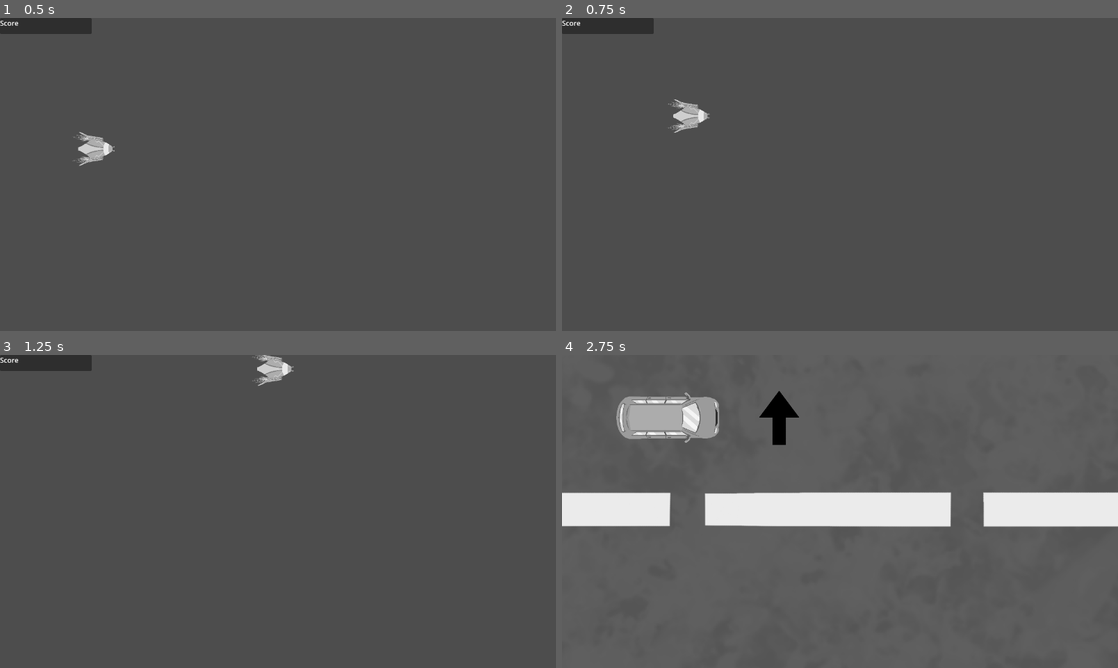
Above: before the commit, frames 1-4 (two rows, left to right).
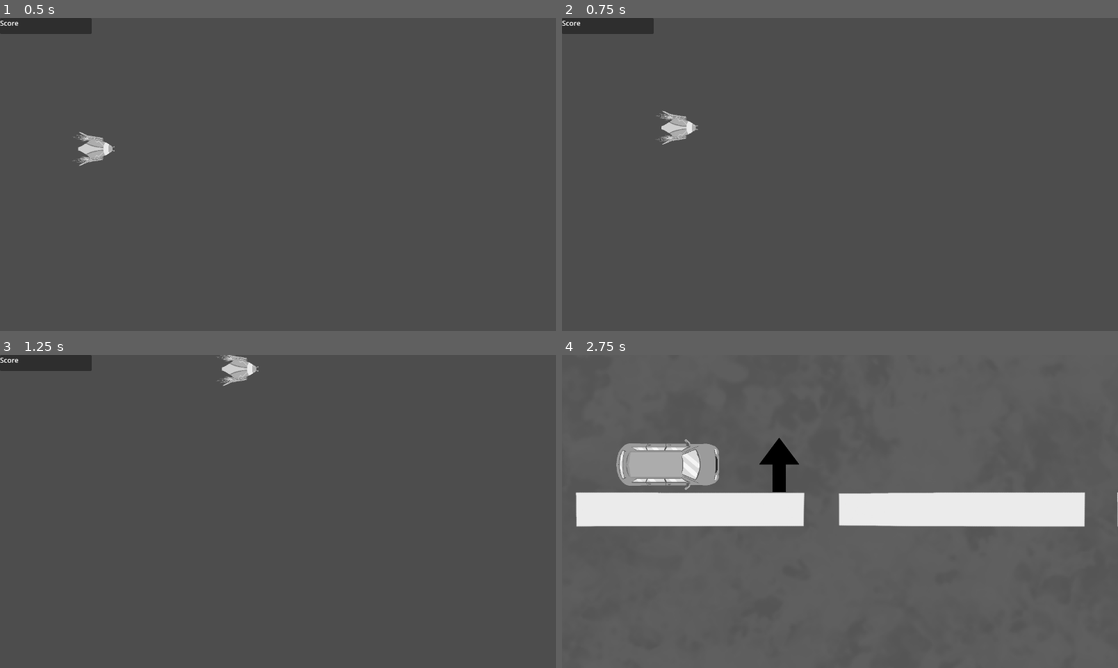
Above: after the commit, the same moments.

Repository: KairosGames/AccessM1
Game: Godot game, scene res://Scenes/game_manager.tscn
The game is run twice, just before and just after one commit, with the same random seed, the same clock (stepped at 60 frames per second) and the same inputs.
Inputs:
- Up to frame 1 (0.5 s): no input
- Up to frame 2 (0.75 s): tap Enter at 0.5 s; hold D (Right) from 0.53 s (still down); hold W (Up) from 0.53 s (still down)
- Up to frame 3 (1.25 s): keep holding D (Right); keep holding W (Up)
- Up to frame 4 (2.75 s): release W (Up) at 1.28 s; tap Space (Action) at 1.35 s; tap W (Up) at 1.52, 1.55, 1.82 s; release D (Right) at 2.03 s; hold A (Left) from 2.03 s (still down); hold W (Up) from 2.03 s (still down); tap P (SwitchGame) at 2.1 s

Frame 1 is identical in both runs. In frame 2, 0.6% of the frame differs, in the area x 17-27%, y 26-41%; in frame 3, 0.8%; in frame 4, 8.9%, in the area x 0-100%, y 11-55%.

Commit message:
invicible, gamespeed, restart

Diff:
--- a/Prefabs/enemy_shmup.tscn
+++ b/Prefabs/enemy_shmup.tscn
@@ -7,7 +7,8 @@
 radius = 32.0
 
 [node name="EnemyShmup" type="CharacterBody2D" unique_id=1846282480]
-collision_mask = 28
+collision_layer = 4
+collision_mask = 3
 motion_mode = 1
 script = ExtResource("1_ngrgs")
 
--- a/Scenes/shmup.tscn
+++ b/Scenes/shmup.tscn
@@ -20,6 +20,7 @@
 [node name="Shmup" type="Node2D" unique_id=1538815170 node_paths=PackedStringArray("player")]
 script = ExtResource("1_381ea")
 player = NodePath("PlayerShmup")
+gameSpeed = 0.5
 
 [node name="Camera" type="Camera2D" parent="." unique_id=178597164]
 offset = Vector2(640, 360)
--- a/Scripts/bullet.gd
+++ b/Scripts/bullet.gd
@@ -1,8 +1,12 @@
 extends RigidBody2D
 class_name Bullet
 var model
+var friend:bool
 
 const LIFESPAN:float=4 # in seconds
+
+func _ready() -> void:
+	name="Bullet"
 
 var lifeSpan:float=LIFESPAN
 
@@ -13,12 +17,16 @@
 		global_position+=model.OFFSET
 	$Sprite.texture=model.SPRITE
 	$Sprite.scale=Vector2(model.SCALE,model.SCALE)
-	if model.FRIEND:
+	friend=model.FRIEND
+	if friend:
 		collision_layer=2
 		collision_mask=4+8
 	else:
 		collision_layer=8
-		collision_mask=1+2
+		if get_parent().invincible:
+			collision_mask=2
+		else:
+			collision_mask=1+2
 	#print("Fired at"+str(global_position))
 
 func _process(delta: float) -> void:
--- a/Scripts/enemy_shmup.gd
+++ b/Scripts/enemy_shmup.gd
@@ -10,15 +10,21 @@
 	name="Enemy"
 
 func _physics_process(delta: float)->void:
-	#velocity=lerp(velocity,Vector2.ZERO,delta*Shmup.DATA.PLAYER.FRICTION)
-
-	#velocity+=Vector2(Input.get_action_strength("Right")*Shmup.DATA.PLAYER.SPEED-Input.get_action_strength("Left")*Shmup.DATA.PLAYER.SPEED,Input.get_action_strength("Down")*Shmup.DATA.PLAYER.SPEED-Input.get_action_strength("Up")*Shmup.DATA.PLAYER.SPEED)
 	move_and_slide()
 	if get_last_slide_collision()!=null:
-		if not get_last_slide_collision().get_collider().name.contains("Player"):
+		var bonk=get_last_slide_collision().get_collider()
+		if get_parent().invincible:
+			if bonk.name.contains("Bullet"):
+				get_parent().scoreAdd(model.SCORE)
+				queue_free()
+				bonk.queue_free()
+		else:
+			if bonk.name.contains("Player"):
+				get_parent().playerDead=true
+			else:
+				bonk.queue_free()
+			get_parent().scoreAdd(model.SCORE)
 			queue_free()
-			get_last_slide_collision().get_collider().queue_free()
-		get_parent().scoreAdd(model.SCORE)
 
 func fire():
 	var b=game.bulletModel.instantiate()
@@ -32,5 +38,8 @@
 	$Sprite.texture=model.SPRITE
 	$Sprite.scale=Vector2(model.SCALE,model.SCALE)
 	collision_layer=8
-	collision_mask=1+2
+	if get_parent().invincible:
+		collision_mask=2
+	else:
+		collision_mask=1+2
 	#print("Fired at"+str(global_position))
--- a/Scripts/player_shmup.gd
+++ b/Scripts/player_shmup.gd
@@ -1,5 +1,5 @@
 extends CharacterBody2D
-
+class_name ShmupPlayer
 @onready var game:Shmup=get_parent()
 var firing:bool=false
 
@@ -8,17 +8,14 @@
 
 func _physics_process(delta: float)->void:
 	velocity=lerp(velocity,Vector2.ZERO,delta*Shmup.DATA.PLAYER.FRICTION)
-
-	velocity+=Vector2(Input.get_action_strength("Right")*Shmup.DATA.PLAYER.SPEED-Input.get_action_strength("Left")*Shmup.DATA.PLAYER.SPEED,Input.get_action_strength("Down")*Shmup.DATA.PLAYER.SPEED-Input.get_action_strength("Up")*Shmup.DATA.PLAYER.SPEED)
+	if visible:
+		velocity+=Vector2(Input.get_action_strength("Right")*Shmup.DATA.PLAYER.SPEED-Input.get_action_strength("Left")*Shmup.DATA.PLAYER.SPEED,Input.get_action_strength("Down")*Shmup.DATA.PLAYER.SPEED-Input.get_action_strength("Up")*Shmup.DATA.PLAYER.SPEED)
 	move_and_slide()
 	if get_last_slide_collision()!=null:
-		#print("BONK "+get_last_slide_collision().get_collider().name)
-		if not get_last_slide_collision().get_collider().name.contains("Border"):
-			#queue_free()
-			#get_last_slide_collision().get_collider().queue_free()
+		var bonk=get_last_slide_collision().get_collider()
+		# If the player bonks something else than the border, pwnd !
+		if not game.invincible and not bonk.name.contains("Border"):
 			game.playerDead=true
-
-			#game.get_parent().next_game()
 	if Input.get_action_strength("Action"):
 		if not firing:
 			firing=true
--- a/Scripts/shmup.gd
+++ b/Scripts/shmup.gd
@@ -13,6 +13,10 @@
 
 var restart:float=0
 
+@export var scoreMultiplier:float=1
+@export var gameSpeed:float=1
+@export var invincible:bool=false
+
 func play(sound:AudioStream,where=Vector2(0,0)):
 	get_parent().AudioManager.play(sound,where)
 
@@ -22,7 +26,8 @@
 const DATA={
 	"PLAYER":{
 		"SPEED":100, # Pixels per second
-		"FRICTION":10 # Pixels per second
+		"FRICTION":10, # Pixels per second
+		"LIFE":1
 	},
 	"ENEMY":{
 		"PERIOD":1,# spawn period
@@ -30,6 +35,7 @@
 		"SPRITE":preload("res://Sprites/ennemi 2.png"),
 		"SCALE":0.1,
 		"SCORE":10,
+		"LIFE":1
 	},
 	"BULLET":{
 		"PLAYER":{
@@ -37,45 +43,51 @@
 			"VELOCITY":1500,
 			"SPRITE":preload("res://Sprites/bullet joueur.png"),
 			"SCALE":0.4,
-			"OFFSET":Vector2(32,0)
+			"OFFSET":Vector2(64,0),
+			"LIFE":1, # Number of hits before destruction
+			"DAMAGE":1 # Damage per hit
 		},
 		"ENEMY":{
 			"FRIEND":false,
 			"VELOCITY":-100,
 			"SPRITE":preload("res://Sprites/bullet ennemi.png"),
-			"SCALE":0.2
+			"SCALE":0.2,
+			"LIFE":1
 		}
 	}
 }
 
 func _ready() -> void:
-	await get_tree().create_timer(20.0).timeout
-	get_parent().next_game()
-
-	pass#set_deferred("startPositin",player.global_position)
+	if invincible:
+		player.collision_mask=16
+	Engine.time_scale=gameSpeed
+	startPosition=player.global_position
+	#await get_tree().create_timer(20.0).timeout
+	#get_parent().next_game()
+	#Engine.time_scale=1
+	#pass#set_deferred("startPositin",player.global_position)
 
 var spawnTimer=DATA.ENEMY.PERIOD
 var playerDead=false
 
 func _process(delta: float) -> void:
 	if playerDead:
-		var gm: GameManager = get_parent()
-		gm.currentIndex -= 1
-		get_parent().next_game()
+		#var gm: GameManager = get_parent()
+		#gm.currentIndex -= 1
+		#get_parent().next_game()
+		 #Engine.time_scale=gameSpeed
 		if restart==RESTART_TIME:
+			player.visible=false
 			$Camera/EndPanel.visible=true
 			for c in get_children():
-				print(c.name)
-				if c.name.contains("Enemy"):
+				if c.name.contains("Enemy") or c.name.contains("Bullet"):
 					c.queue_free()
 		restart-=delta
 		$Camera/EndPanel/EndLabel.text="You died\nRestart in... "+str(ceil(restart))
 		if restart<=0:
+			player.global_position=startPosition
+			player.visible=true
 			playerDead=false
-			print("RESPAWN")
-			player=playerModel.instantiate()
-			player.set_deferred("global_position",startPosition)
-			add_child(player)
 			restart=RESTART_TIME
 			scoreSet(0)
 			spawnTimer=DATA.ENEMY.PERIOD
@@ -87,17 +99,34 @@
 			spawn(DATA.ENEMY,Vector2(1800,randf_range(60,660)))
 			spawnTimer+=DATA.ENEMY.PERIOD
 
-
 func spawn(what,where:Vector2)->void:
 	var e=enemyModel.instantiate()
 	e.call_deferred("setModel",what,where)
 	add_child(e)
 
-var score:int=0
+var score:float=0
 
-func scoreSet(what):
+func scoreSet(what:float):
 	score=what
-	$Camera/Panel/Label.text="Score "+str(score)
+	$Camera/Panel/Label.text="Score "+str(floori(score))
 
-func scoreAdd(what):
-	scoreSet(score+what)
+func scoreAdd(what:float):
+	scoreSet(score+what*scoreMultiplier)
+
+func invincibleSet(value:bool)->void:
+	if value!=invincible:
+		invincible=value
+		if value:
+			player.collision_mask=16 # Just world border
+			for e in get_children():
+				if e.name.contains("Bullet") and not e.friend:
+					e.collision_mask=2
+				if e.name.contains("Enemy"):
+					e.collision_mask=2
+		else:
+			player.collision_mask=4+8+16
+			for e in get_children():
+				if e.name.contains("Bullet") and not e.friend:
+					e.collision_mask=1+2
+				if e.name.contains("Enemy"):
+					e.collision_mask=1+2
